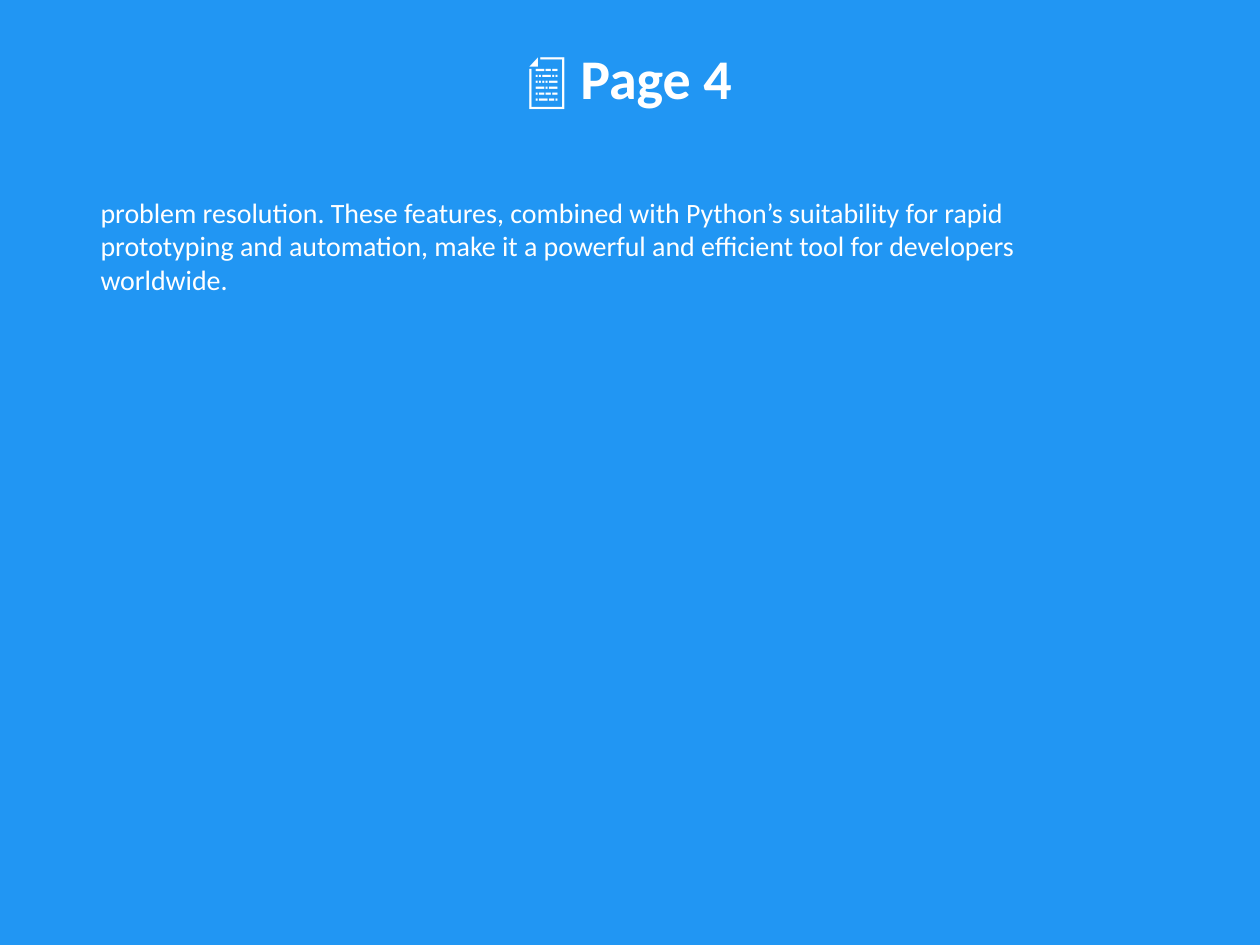
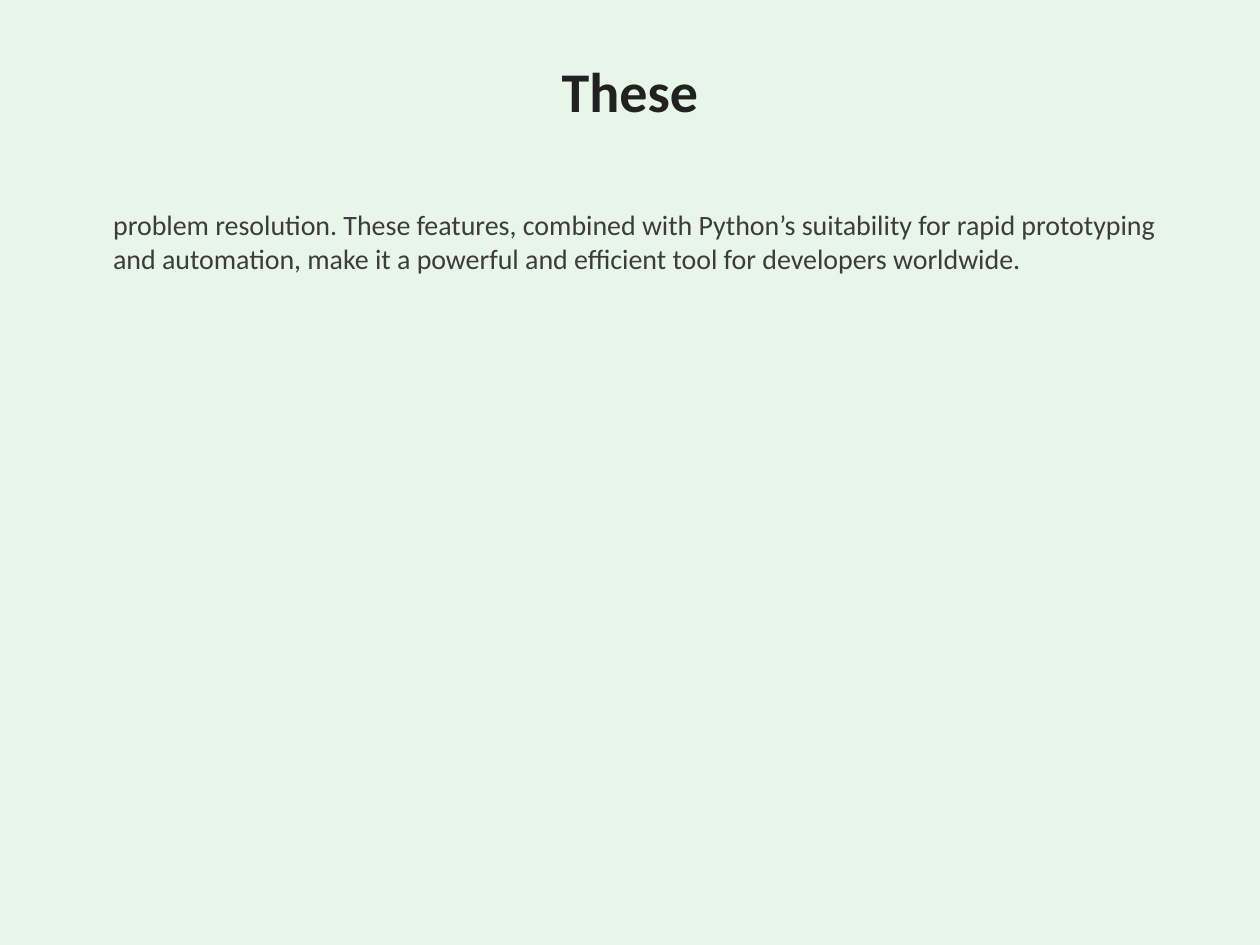
Before and after one commit to arigelasriharsha/pdfprocessor, a slide deck: slide 5 of outputs/creative_pdf_presentation.pptx. Drawn at 1260x945 pixels with LibreOffice and Linux fonts; fonts in the diff are those of the drawing. Boxes give left, top, right and bottom in pixels: in the first picture for what was removed or moved away, otherwise in the second. Text is boxed around its words. In the diff, an @@ line names an element or a change of style, - is before the commit and + after.

```diff
--- a/outputs/creative_pdf_presentation.pptx
+++ b/outputs/creative_pdf_presentation.pptx
@@ background #2196F3 to #E8F5E9 @@
@@ text at box(562, 72, 698, 113): text changed; text colour #FFFFFF to #212121 @@
-📄 Page 4
+These
@@ text "problem resolution. These features, combined ...": place and size @@
-text "problem resolution. These features, combined ..." at box(101, 203, 1013, 290)
+text "problem resolution. These features, combined ..." at box(113, 215, 1154, 274)
@@ text "problem resolution. These features, combined ..." at box(113, 215, 1154, 274): text colour #FFFFFF to #3C3C3C @@
```
Also in this commit, not shown: 5 other slides changed, 8 other files.
